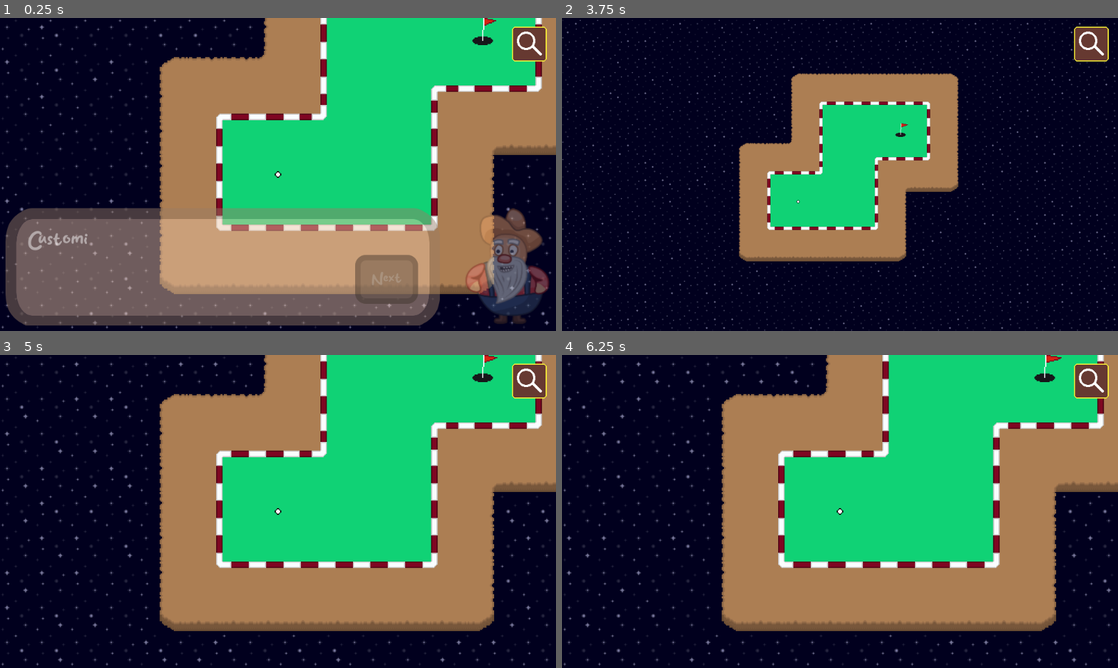
Above: before the commit, frames 1-4 (two rows, left to right).
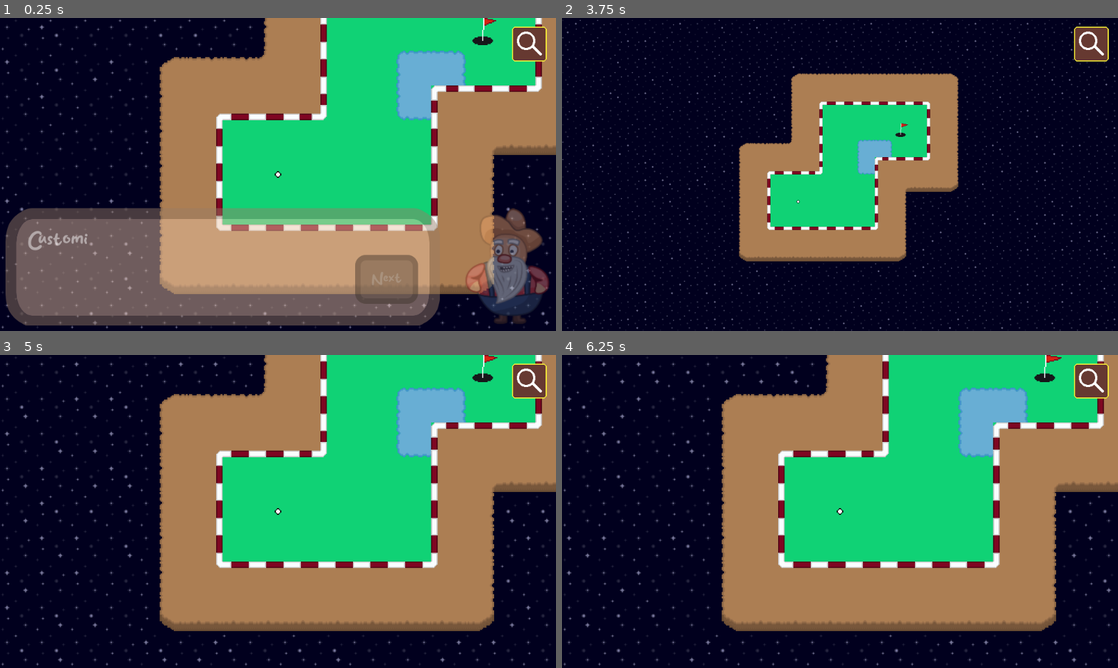
Above: after the commit, the same moments.

Repository: SleepingColossus/rustys-mini-golf
Game: Godot game, scene res://Maps/Map7.tscn
The game is run twice, just before and just after one commit, with the same random seed, the same clock (stepped at 60 frames per second) and the same inputs. The project has no main scene, so this scene is started directly.
Inputs (mouse positions are in pixels of both pictures, inside the frame that each line leads up to):
- Up to frame 1 (0.25 s): no input
- Up to frame 2 (3.75 s): click (1090, 43) at 0.5 s; click "Next" at 1.25 s; click (1090, 43) at 2 s; click (1090, 43) at 2.75 s; tap Enter at 3.5 s; move the mouse to (962, 158) at 3.52 s; tap Z (toggle_zoom) at 3.6 s; click (962, 158) at 3.67 s
- Up to frame 3 (5 s): tap Space at 4.25 s; move the mouse to (166, 527) at 4.27 s; tap Z (toggle_zoom) at 4.35 s; click (166, 527) at 4.42 s
- Up to frame 4 (6.25 s): tap Enter at 5 s; move the mouse to (895, 442) at 5.02 s; tap Z (toggle_zoom) at 5.1, 5.85 s; click (895, 442) at 5.17 s; tap Space at 5.75 s; move the mouse to (812, 574) at 5.77 s; click (812, 574) at 5.92 s

The runs differ from the first frame. In frame 1, 2.0% of the frame differs, in the area x 71-84%, y 10-33%; in frame 2, 0.5%; in frame 3, 2.0%; in frame 4, 2.0%.
Error in both runs: Invalid access to property or key 'enabled' on a base object of type 'Nil'. (res://UI/Overlay.gd:18)

Commit message:
Update Map7.tscn

Diff:
--- a/Src/Maps/Map7.tscn
+++ b/Src/Maps/Map7.tscn
@@ -34,7 +34,7 @@
 layer_2/y_sort_enabled = false
 layer_2/y_sort_origin = 0
 layer_2/z_index = 0
-layer_2/tile_data = PackedInt32Array()
+layer_2/tile_data = PackedInt32Array(458769, 196608, 6, 524305, 196608, 8, 458770, 327680, 6)
 layer_3/name = "Sand"
 layer_3/enabled = true
 layer_3/modulate = Color(1, 1, 1, 1)
